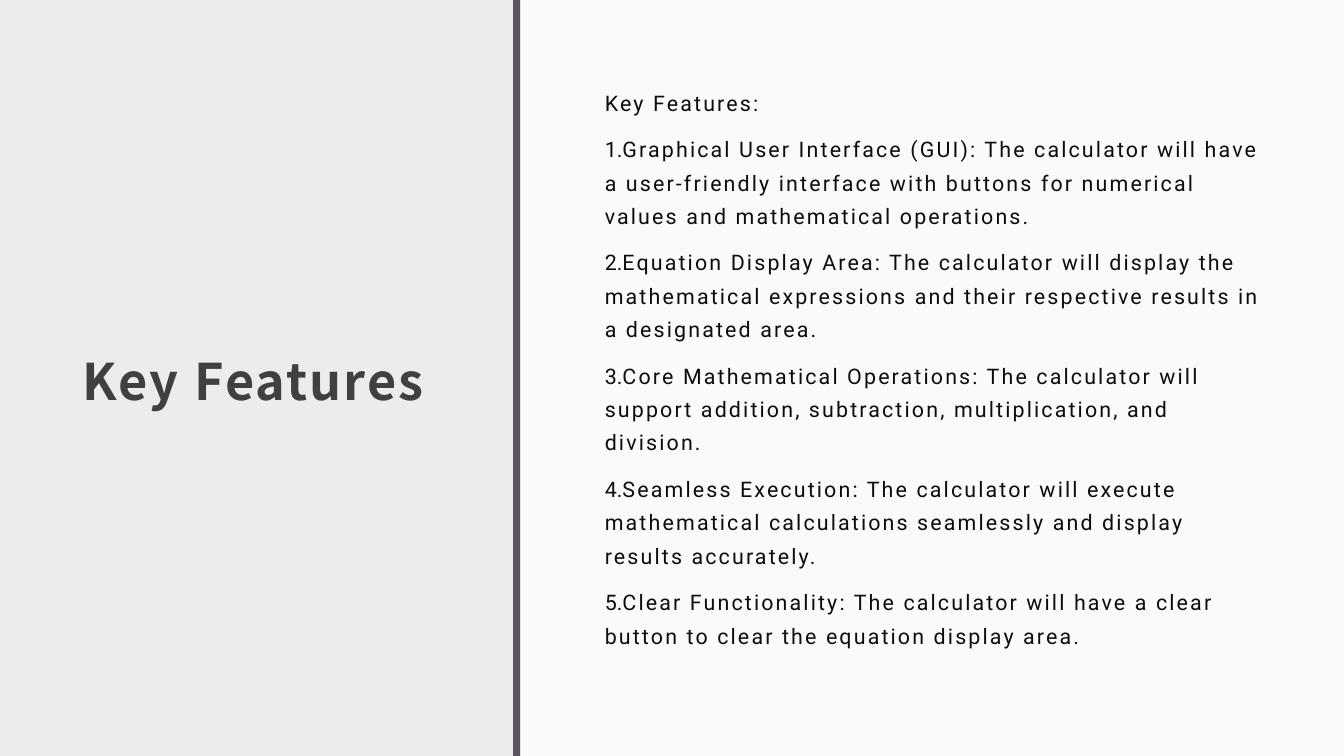
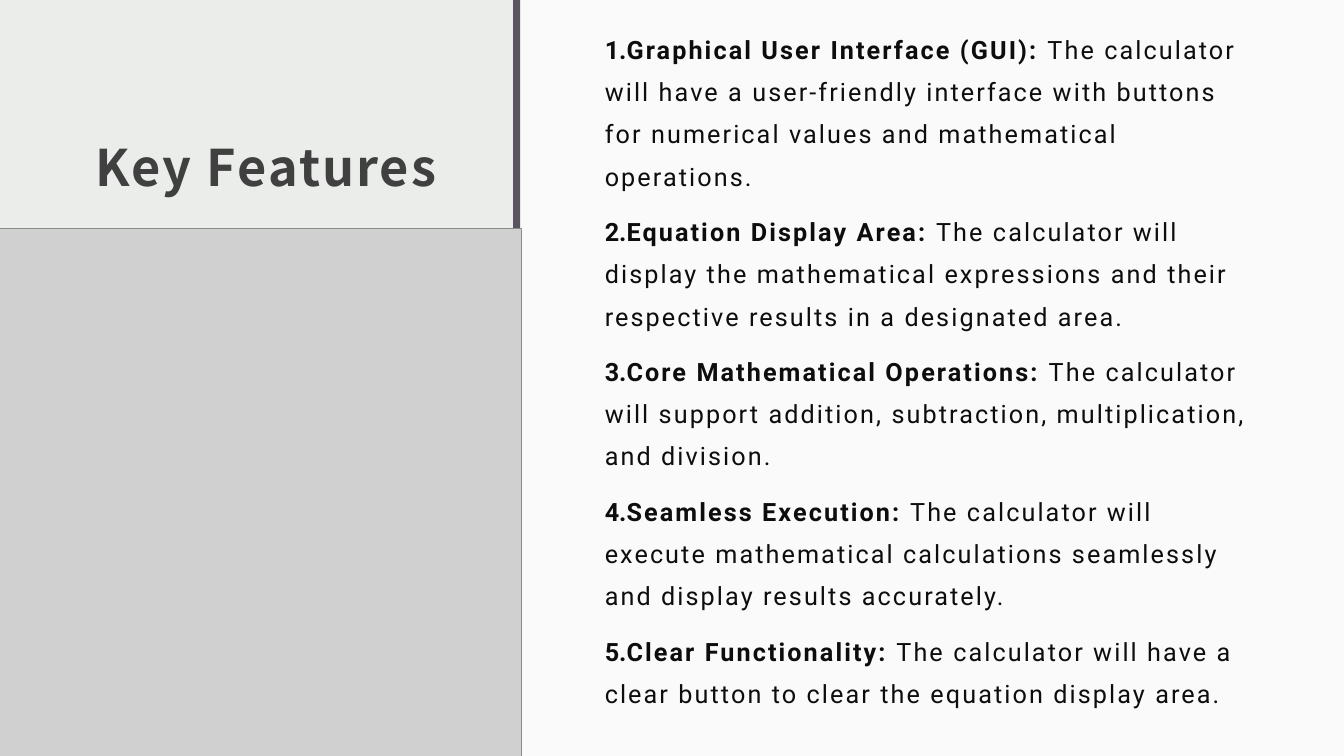
Before and after one commit to deewanker/Calculator, a slide deck: slide 5 of Calculator using Tkinter.pptx (slide 4 before the commit). Drawn at 1344x756 pixels with LibreOffice and Linux fonts; fonts in the diff are those of the drawing; grey boxes stand for pictures. Boxes give left, top, right and bottom in pixels: in the first picture for what was removed or moved away, otherwise in the second. Text is boxed around its words. In the diff, an @@ line names an element or a change of style, - is before the commit and + after.

```diff
--- a/Calculator using Tkinter.pptx
+++ b/Calculator using Tkinter.pptx
@@ title "Key Features": place and size @@
-title "Key Features" at (83,362,423,412)
+title "Key Features" at (96,148,436,198)
@@ text "Graphical User Interface (GUI): The ..." at (605,39,1244,709): size 15.3 to 18 pt; bold on in "Graphical User Interface (GUI):", "Equation Display Area:", "Core Mathematical Operations:", "Seamless Execution:" and 1 more places; line spacing 1.3 to 1.4 @@
@@ text at (605,95,644,116): paragraph removed @@
-Key Features:
@@ picture added at (0,229,522,756) @@
```
Also in this commit, not shown: 3 other slides changed, 2 slides added.
